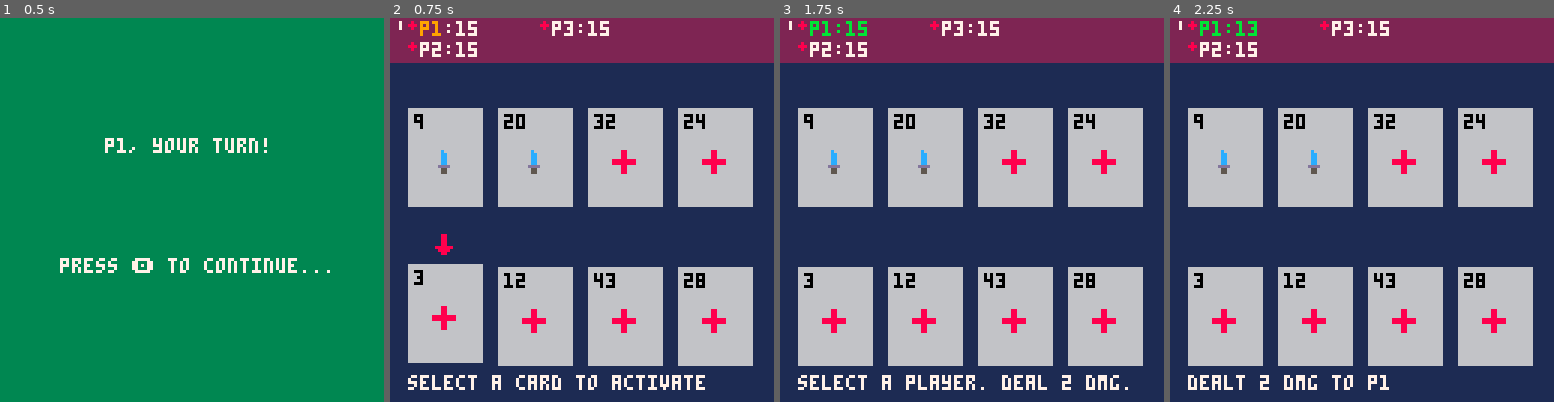
Above: before the commit, frames 1-4 (left to right).
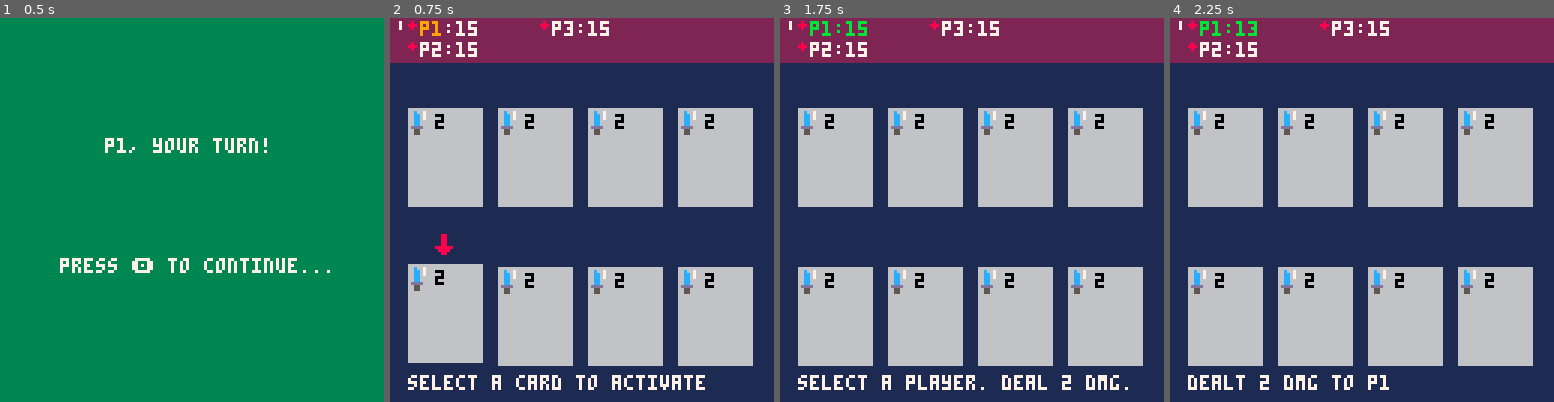
Above: after the commit, the same moments.

Repository: camden/minidom
Game: PICO-8 cartridge dom.p8
Two runs of this game, one before a commit and one after it. Both use one fixed random seed, a clock stepped at 60 frames per second and the inputs below.
Inputs:
- Up to frame 1 (0.5 s): tap X (X key) at 0.33 s
- Up to frame 2 (0.75 s): tap O (Z key) at 0.7 s
- Up to frame 3 (1.75 s): tap X (X key) at 1.07 s; hold Right from 1.6 s (still down); tap O (Z key) at 1.7 s
- Up to frame 4 (2.25 s): tap X (X key) at 1.85 s; release Right at 2.1 s; tap O (Z key) at 2.1 s

Frame 1 is identical in both runs. In frame 2, 3.3% of the frame differs, in the area x 5-88%, y 24-83%; in frame 3, 3.3%; in frame 4, 3.3%.

Commit message:
added effect icons

Diff:
--- a/dom.p8
+++ b/dom.p8
@@ -33,19 +33,18 @@
 }
 
 effect_types = {
-  attack_all = {},
-  attack_one = {},
+  attack_all = {
+    spr_num = 18
+  },
+  attack_one = {
+    spr_num = 2
+  },
   none = {}
 }
 
 game_states = {
   normal = {},
   next_turn_screen = {}
-}
-
-card_types = {
-  attack = {},
-  heal = {}
 }
 
 -- vars
@@ -436,17 +435,11 @@
 end
 
 function make_card()
-  local k = card_types.attack
   local effects = {}
   add(effects, make_effect(effect_types.attack_one, 2))
 
-  if rndint(1) == 0 then
-    k = card_types.heal
-  end
-
   local c = {
     value = rndint(50),
-    kind = k,
     effects = effects
   }
   return c
@@ -496,23 +489,25 @@
 
   rectfill(x0, y0, x0 + card_w, y0 + card_h, 6)
 
-  paint_card_icon(x0, y0, card.kind)
-
-  print(card.value, x0 + 2, y0 + 2, 0)
-end
-
-function paint_card_icon(x, y, card_type)
-  local sprite_idx
-
-  if card_type == card_types.attack then
-    sprite_idx = 2
-  elseif card_type == card_types.heal then
-    sprite_idx = 3
-  end
-
+  paint_card_icon(x0, y0, card)
+end
+
+function paint_card_icon(x, y0, card)
+  local y = y0
+  local dist_between = 9
+
+  for fx in all(card.effects) do
+    paint_card_effect(x + 1, y + 1, fx)
+    y0 += dist_between
+  end
+end
+
+function paint_card_effect(x, y, fx)
+  sprite_idx = fx.kind.spr_num
   if sprite_idx then
-    spr(sprite_idx, x + (card_w / 2 - 4), y + 14)
-  end
+    spr(sprite_idx, x, y)
+  end
+  print(fx.value, x + 8, y + 1, 0)
 end
 
 function paint_ui()
@@ -670,22 +665,22 @@
 end
 
 __gfx__
-0000000000088000000c000000088000080000000700000000000000000000000000000000000000000000000000000000000000000000000000000000000000
-0000000000088000000cc00000088000888000000700000000000000000000000000000000000000000000000000000000000000000000000000000000000000
-0070070000088000000cc00000088000080000000700000000000000000000000000000000000000000000000000000000000000000000000000000000000000
-0007700000088000000cc00088888888000000000000000000000000000000000000000000000000000000000000000000000000000000000000000000000000
-0007700008888880000cc00088888888000000000000000000000000000000000000000000000000000000000000000000000000000000000000000000000000
-007007000088880000dddd0000088000000000000000000000000000000000000000000000000000000000000000000000000000000000000000000000000000
-00000000000880000005500000088000000000000000000000000000000000000000000000000000000000000000000000000000000000000000000000000000
-00000000000000000005500000088000000000000000000000000000000000000000000000000000000000000000000000000000000000000000000000000000
-00000000000000000000000000000000000000000000000000000000000000000000000000000000000000000000000000000000000000000000000000000000
-00000000000000000000000000000000000000000000000000000000000000000000000000000000000000000000000000000000000000000000000000000000
-00000000000000000000000000000000000000000000000000000000000000000000000000000000000000000000000000000000000000000000000000000000
-00000000000000000000000000000000000000000000000000000000000000000000000000000000000000000000000000000000000000000000000000000000
-00000000000000000000000000000000000000000000000000000000000000000000000000000000000000000000000000000000000000000000000000000000
-00000000000000000000000000000000000000000000000000000000000000000000000000000000000000000000000000000000000000000000000000000000
-00000000000000000000000000000000000000000000000000000000000000000000000000000000000000000000000000000000000000000000000000000000
-00000000000000000000000000000000000000000000000000000000000000000000000000000000000000000000000000000000000000000000000000000000
+00000000000880000c00700000088000080000000700000000000000000000000000000000000000000000000000000000000000000000000000000000000000
+00000000000880000cc0700000088000888000000700000000000000000000000000000000000000000000000000000000000000000000000000000000000000
+00700700000880000cc0700000088000080000000700000000000000000000000000000000000000000000000000000000000000000000000000000000000000
+00077000000880000cc0000088888888000000000000000000000000000000000000000000000000000000000000000000000000000000000000000000000000
+00077000088888800cc0000088888888000000000000000000000000000000000000000000000000000000000000000000000000000000000000000000000000
+0070070000888800dddd000000088000000000000000000000000000000000000000000000000000000000000000000000000000000000000000000000000000
+00000000000880000550000000088000000000000000000000000000000000000000000000000000000000000000000000000000000000000000000000000000
+00000000000000000550000000088000000000000000000000000000000000000000000000000000000000000000000000000000000000000000000000000000
+00000000000000000c08080000000000000000000000000000000000000000000000000000000000000000000000000000000000000000000000000000000000
+00000000000000000cc0800000000000000000000000000000000000000000000000000000000000000000000000000000000000000000000000000000000000
+00000000000000000cc8080000000000000000000000000000000000000000000000000000000000000000000000000000000000000000000000000000000000
+00000000000000000cc0000000000000000000000000000000000000000000000000000000000000000000000000000000000000000000000000000000000000
+00000000000000000cc0000000000000000000000000000000000000000000000000000000000000000000000000000000000000000000000000000000000000
+0000000000000000dddd000000000000000000000000000000000000000000000000000000000000000000000000000000000000000000000000000000000000
+00000000000000000550000000000000000000000000000000000000000000000000000000000000000000000000000000000000000000000000000000000000
+00000000000000000550000000000000000000000000000000000000000000000000000000000000000000000000000000000000000000000000000000000000
 00000000000000000000000000000000000000000000000000000000000000000000000000000000000000000000000000000000000000000000000000000000
 00000000000000000000000000000000000000000000000000000000000000000000000000000000000000000000000000000000000000000000000000000000
 00000000000000000000000000000000000000000000000000000000000000000000000000000000000000000000000000000000000000000000000000000000
